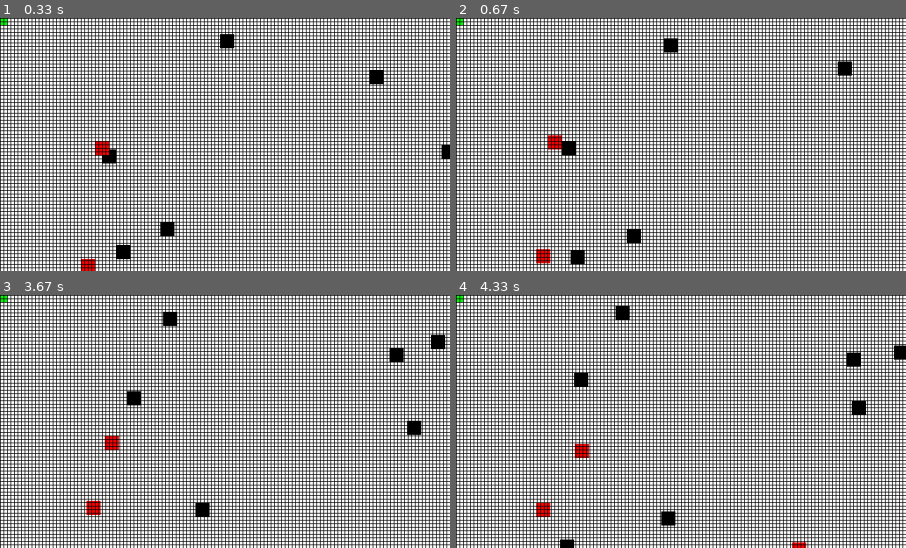
Above: before the commit, frames 1-4 (two rows, left to right).
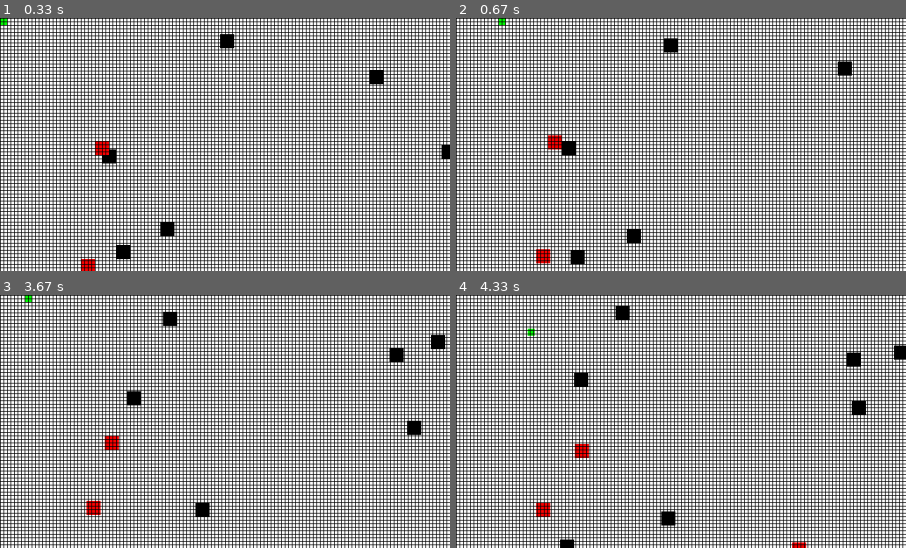
Above: after the commit, the same moments.

Repository: zovek/Pygameyo
Game: pygame game, started from Python game 1/Pygametest.py
The game is run twice, just before and just after one commit, with the same random seed, the same clock (stepped at 60 frames per second) and the same inputs.
Inputs:
- Up to frame 1 (0.33 s): no input
- Up to frame 2 (0.67 s): hold Right from 0.33 s (still down)
- Up to frame 3 (3.67 s): release Right at 0.8 s; hold Up 0.83-1.13 s; hold Left 1.67-2.2 s; hold Down 2.23-2.53 s; hold Right from 3.4 s (still down)
- Up to frame 4 (4.33 s): release Right at 4.03 s; hold Down from 4.07 s (still down)
The pictures show only the part of the screen within x 0-50%, y 0-50%; the shares and areas given below are measured in that part.

Frame 1 is identical in both runs. In frame 2, less than 0.1% of the frame differs, in the area x 0-12%, y 0-3%; in frame 3, less than 0.1%; in frame 4, 0.1%, in the area x 0-18%, y 0-17%.

Commit message:
fixed movement

Diff:
--- a/Python game 1/Pygametest.py
+++ b/Python game 1/Pygametest.py
@@ -60,31 +60,9 @@
         self.rect.x=pos[0]
         self.rect.y=pos[1]
     def update_k(self):
-
-        for event in pygame.event.get():
-            if event.type == pygame.KEYDOWN:
-                if event.key == pygame.K_LEFT:
-                    self.x_speed = -3
-                if event.key == pygame.K_RIGHT:
-                    self.x_speed = 3
-                if event.key == pygame.K_UP:
-                    self.y_speed = -3
-                if event.key == pygame.K_DOWN:
-                    self.y_speed = 3
-            if event.type == pygame.KEYUP:
-                if event.key == pygame.K_LEFT:
-                    self.x_speed = 0
-                if event.key == pygame.K_RIGHT:
-                    self.x_speed = 0
-                if event.key == pygame.K_UP:
-                    self.y_speed = 0
-                if event.key == pygame.K_DOWN:
-                    self.y_speed = 0
-
-
         self.rect.x += self.x_speed
         self.rect.y += self.y_speed
-        print(self.rect.x, self.rect.y, self.x_speed, self.y_speed)
+
 
 
 #defining groups
@@ -121,6 +99,25 @@
     for event in pygame.event.get():
         if event.type == pygame.QUIT:
             done = True
+        if event.type == pygame.KEYDOWN:
+            if event.key == pygame.K_LEFT:
+                player.x_speed = -3
+            if event.key == pygame.K_RIGHT:
+                player.x_speed = 3
+            if event.key == pygame.K_UP:
+                player.y_speed = -3
+            if event.key == pygame.K_DOWN:
+                player.y_speed = 3
+        if event.type == pygame.KEYUP:
+            if event.key == pygame.K_LEFT:
+                player.x_speed = 0
+            if event.key == pygame.K_RIGHT:
+                player.x_speed = 0
+            if event.key == pygame.K_UP:
+                player.y_speed = 0
+            if event.key == pygame.K_DOWN:
+                player.y_speed = 0
+
 
     #Game logic here
     player.update_k()
